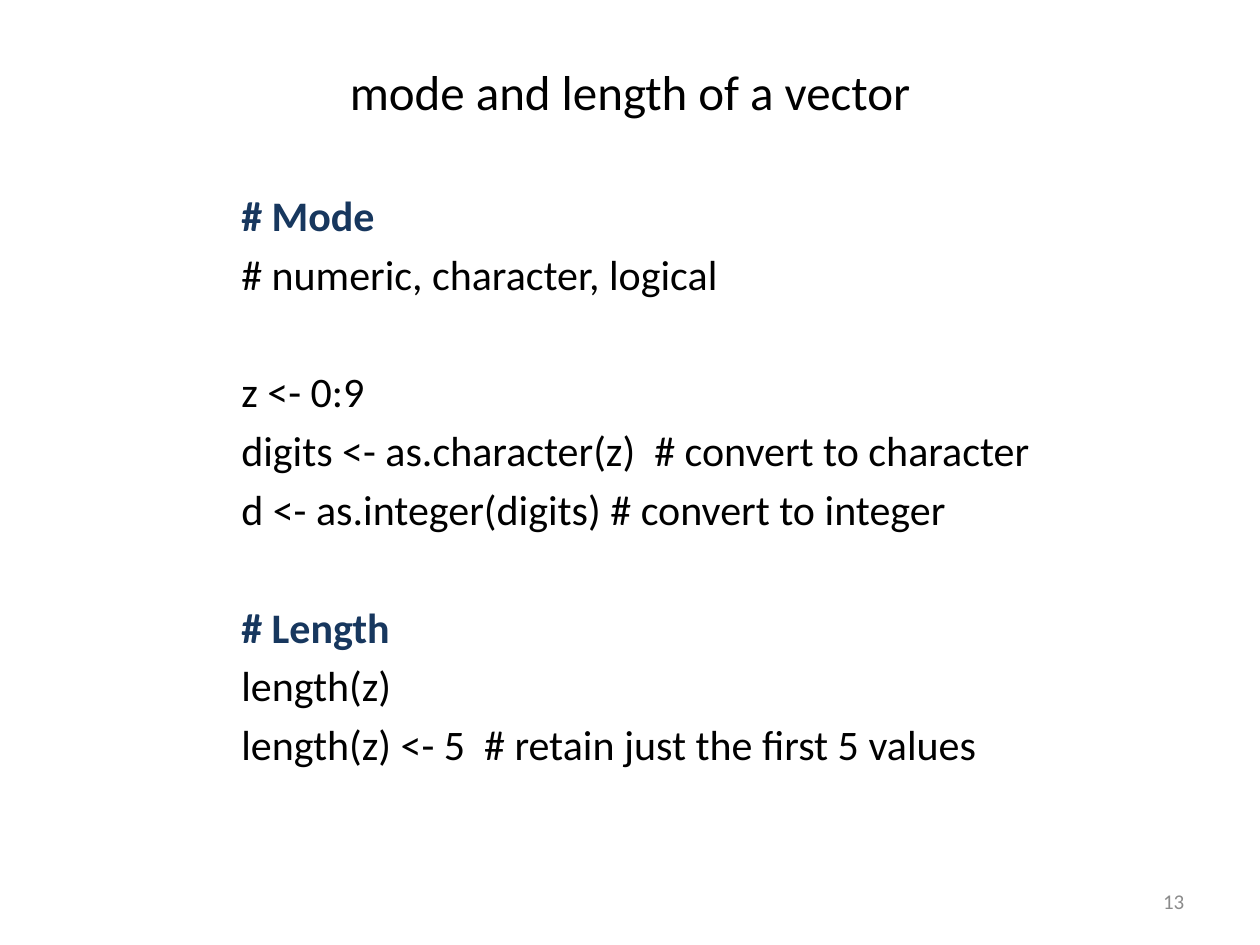
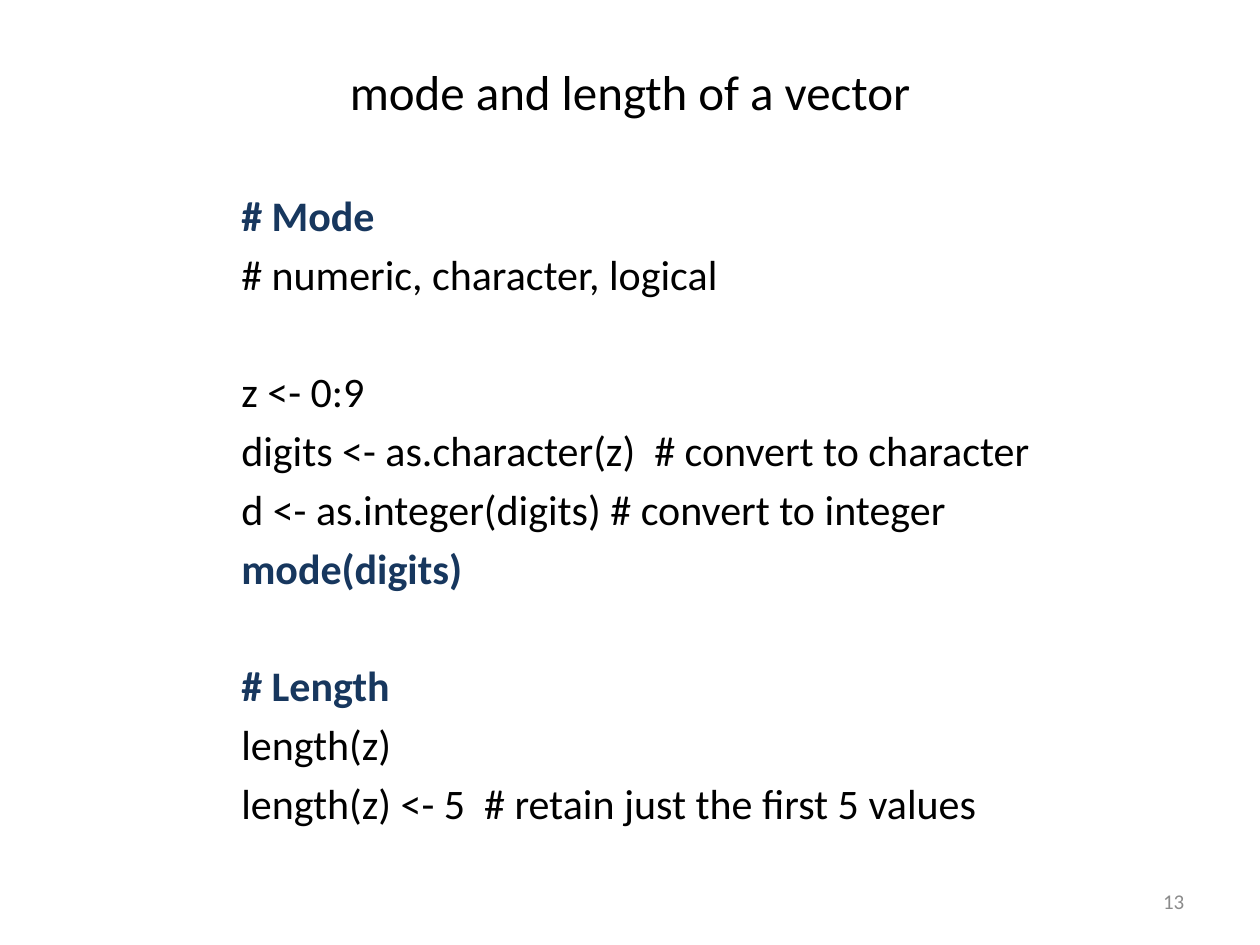
Before and after one commit to liu3zhenlab/teaching, a slide deck: slide 13 of PLPTH813Bioinformatis/2021/labs/lab03_R.pptx. Drawn at 1260x945 pixels with LibreOffice and Linux fonts; fonts in the diff are those of the drawing. Boxes give left, top, right and bottom in pixels: in the first picture for what was removed or moved away, otherwise in the second. Text is boxed around its words. In the diff, an @@ line names an element or a change of style, - is before the commit and + after.

```diff
--- a/PLPTH813Bioinformatis/2021/labs/lab03_R.pptx
+++ b/PLPTH813Bioinformatis/2021/labs/lab03_R.pptx
@@ text at (x1=241, y1=553, x2=462, y2=591): paragraph added @@
+mode(digits)
```
Also in this commit, not shown: 2 other slides changed, 5 other files.
